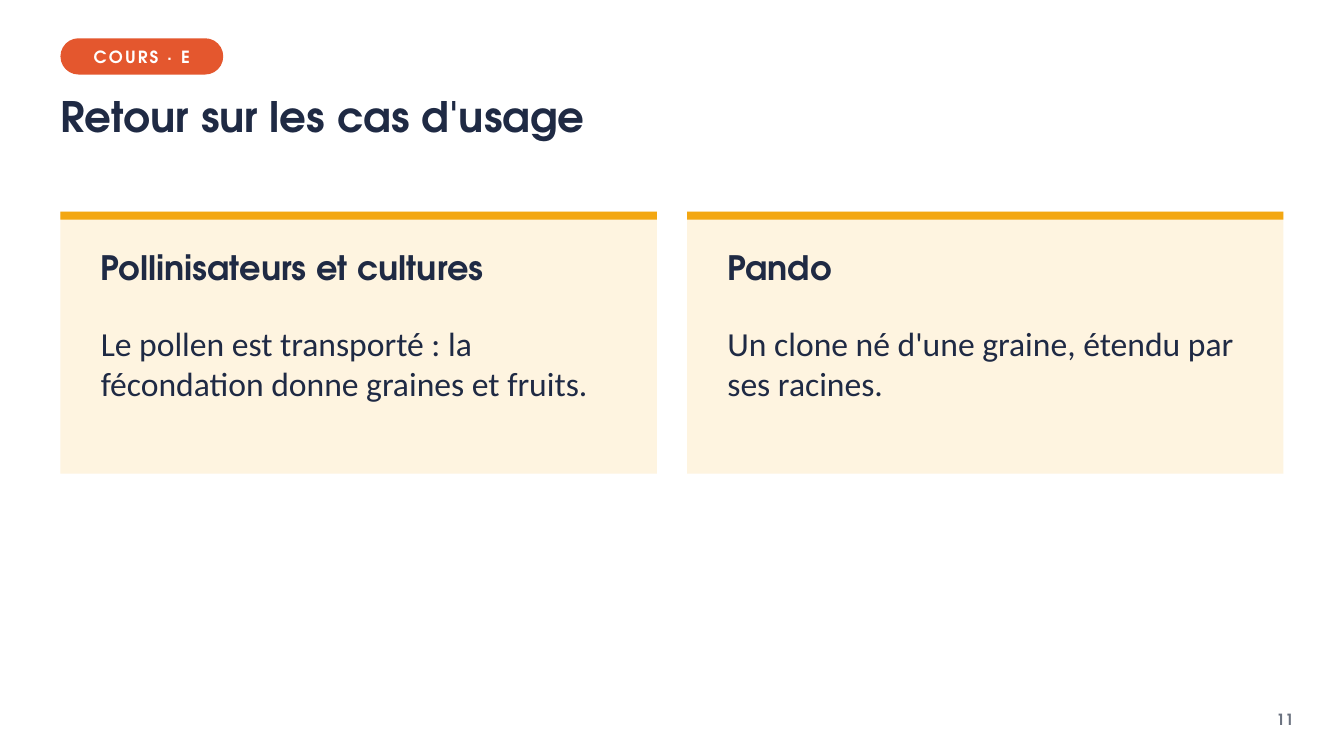
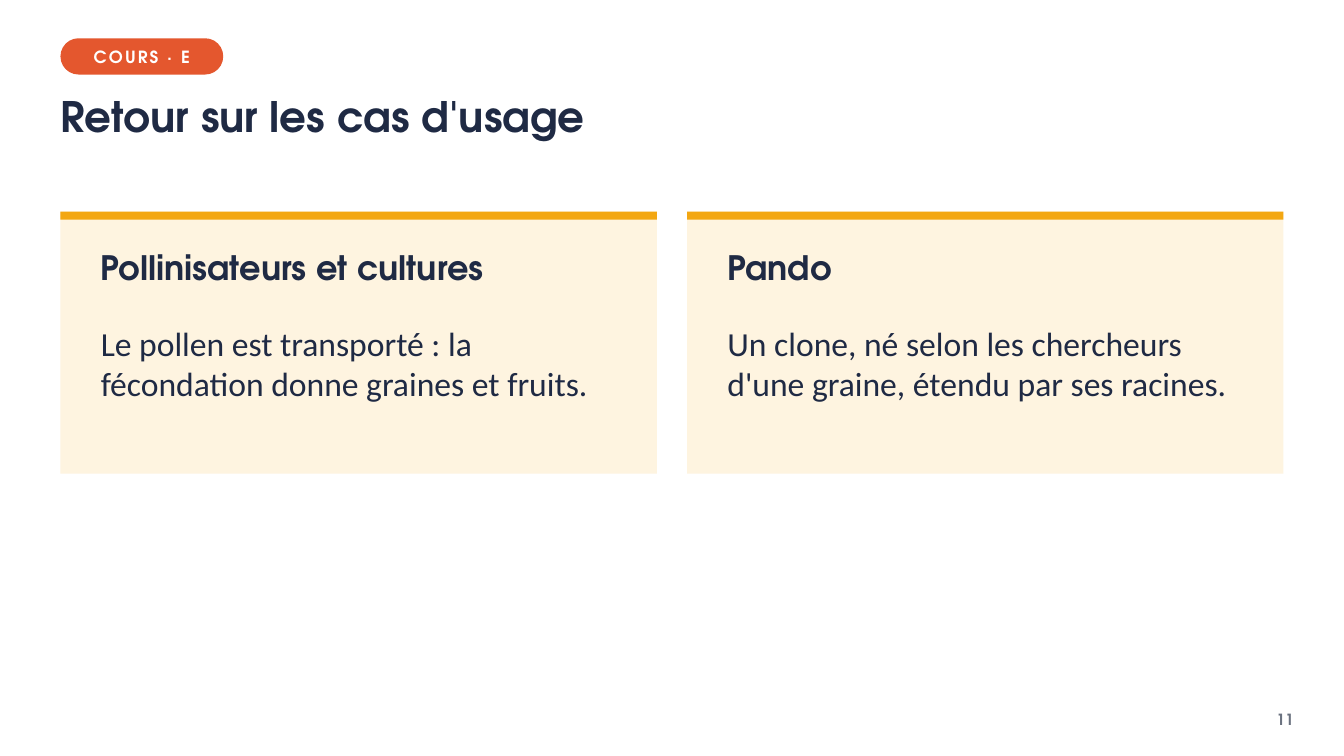
Before and after one commit to VinceIXIV/SVT-cour, a slide deck: slide 11 of cours/4e/S25-la-reproduction-des-plantes/4e-S25-diaporama.pptx. Drawn at 1344x756 pixels with LibreOffice and Linux fonts; fonts in the diff are those of the drawing. Boxes give left, top, right and bottom in pixels: in the first picture for what was removed or moved away, otherwise in the second. Text is boxed around its words. In the diff, an @@ line names an element or a change of style, - is before the commit and + after.

```diff
--- a/cours/4e/S25-la-reproduction-des-plantes/4e-S25-diaporama.pptx
+++ b/cours/4e/S25-la-reproduction-des-plantes/4e-S25-diaporama.pptx
@@ text at (x1=727, y1=332, x2=1226, y2=402): text changed @@
-Un clone né d'une graine, étendu par ses racines.
+Un clone, né selon les chercheurs d'une graine, étendu par ses racines.
```
Also in this commit, not shown: 2 other slides changed, 29 other files.
